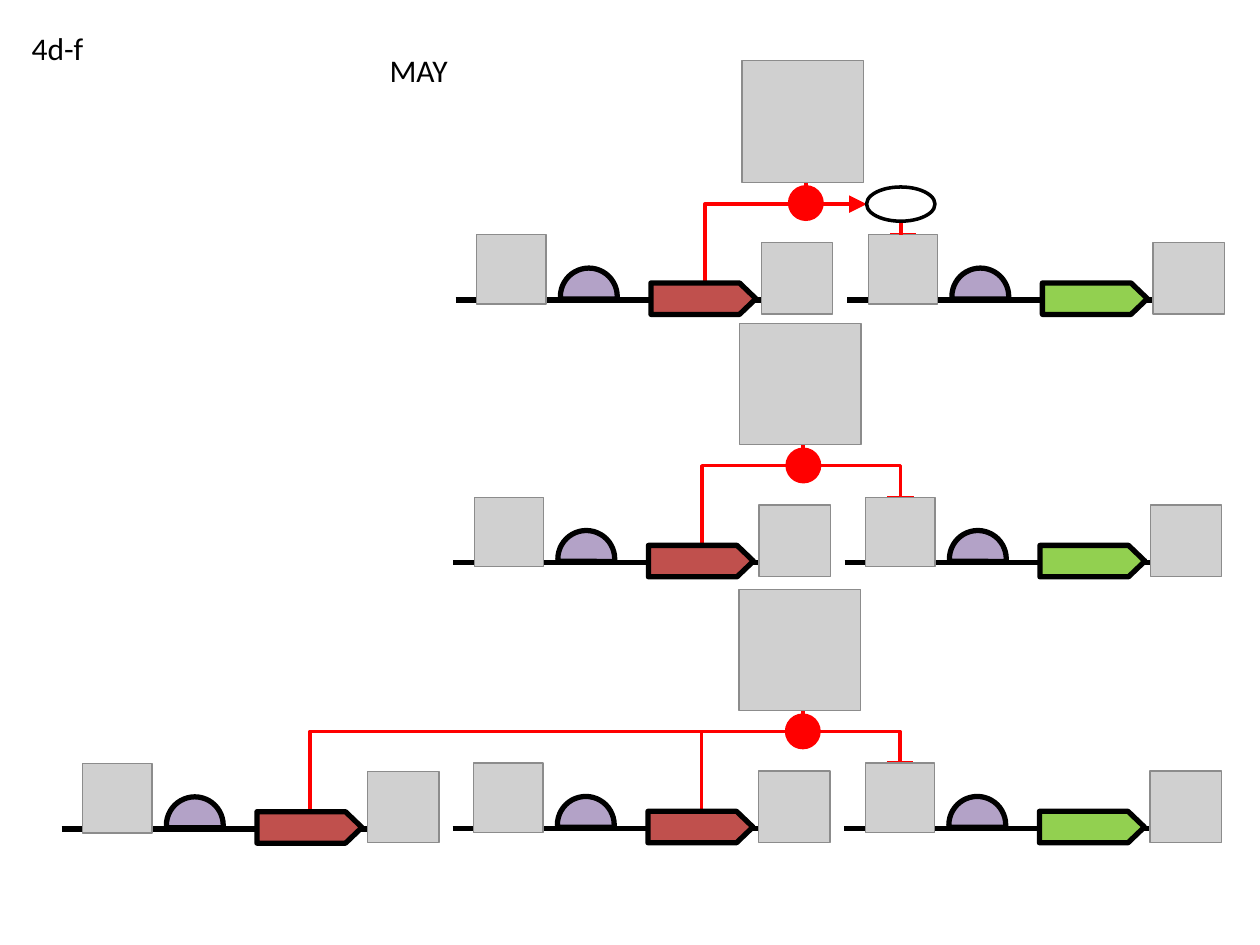
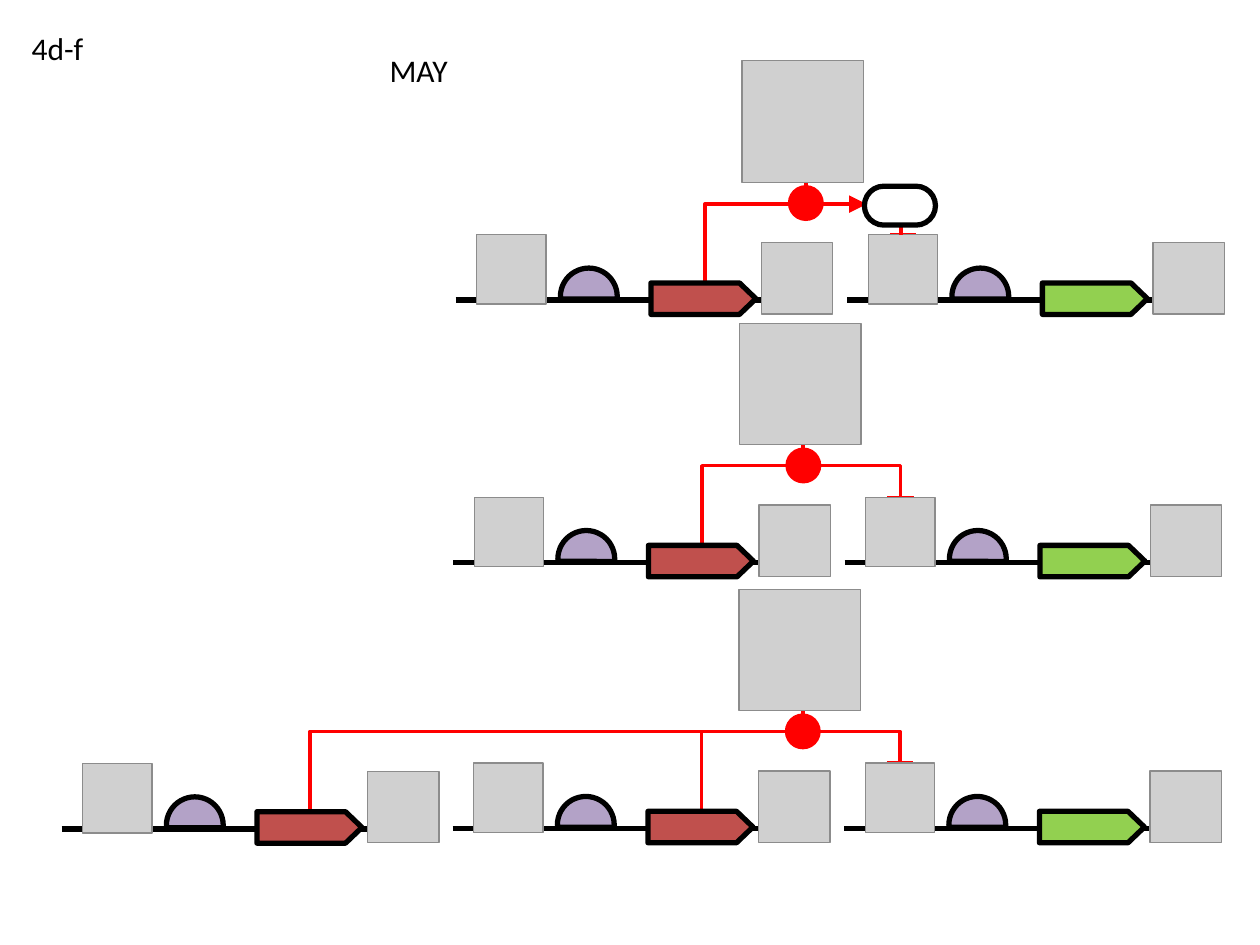
Before and after one commit to SynBioDex/SBOL-visual, a slide deck: slide 6 of specification/imgsrc/4.pptx. Drawn at 1260x945 pixels with LibreOffice and Linux fonts; fonts in the diff are those of the drawing; grey boxes stand for pictures. Boxes give left, top, right and bottom in pixels: in the first picture for what was removed or moved away, otherwise in the second. Text is boxed around its words. In the diff, an @@ line names an element or a change of style, - is before the commit and + after.

```diff
--- a/specification/imgsrc/4.pptx
+++ b/specification/imgsrc/4.pptx
@@ rounded rectangle added at [864, 186, 935, 226], fill #FFFFFF, outline #000000 3 pt @@
@@ ellipse removed at [867, 186, 935, 220] @@
```
Also in this commit, not shown: 1 other slide changed, 18 other files.
